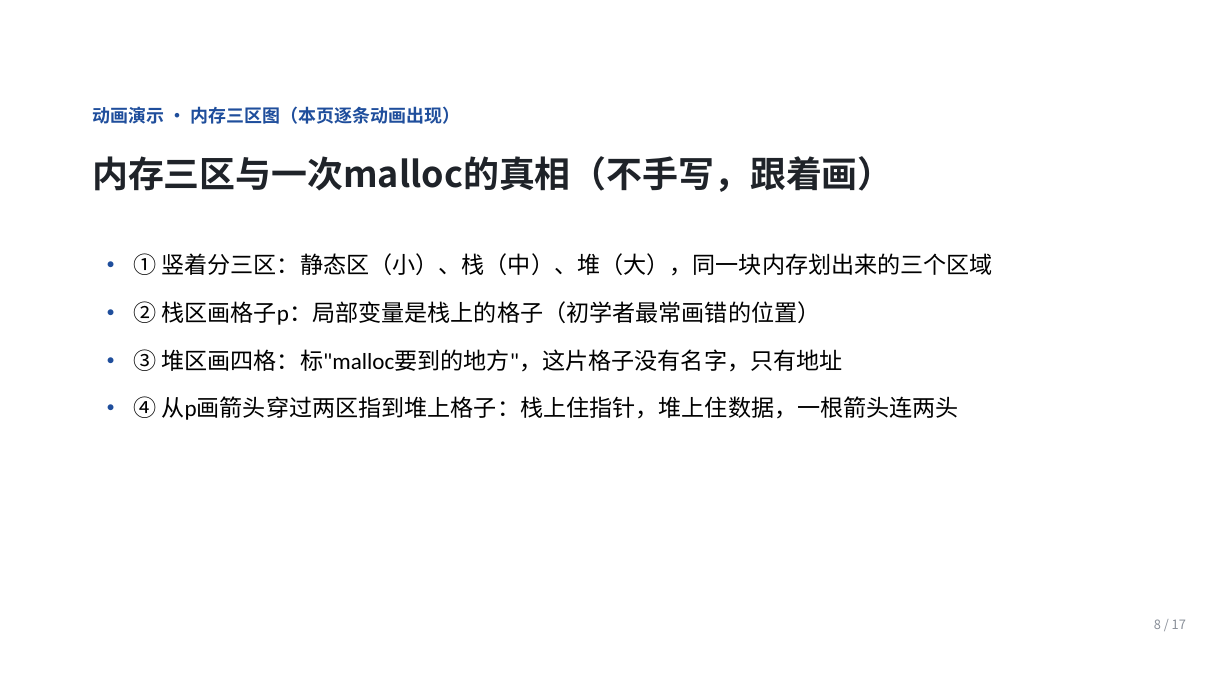
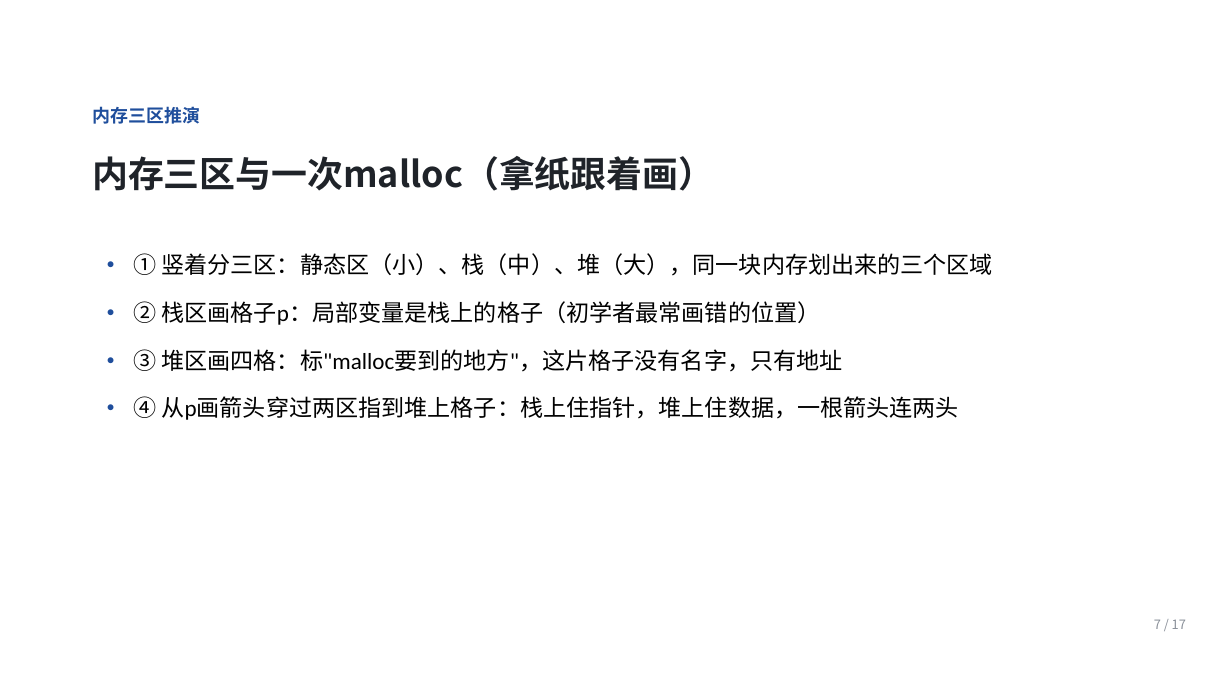
Before and after one commit to Ctrl1CandV/SpecialtyCourses, a slide deck: slide 7 of 课件/C1/C1-B-04/C1-B-04.pptx (slide 8 before the commit). Drawn at 1232x693 pixels with LibreOffice and Linux fonts; fonts in the diff are those of the drawing; background and template pictures are left out. Boxes give left, top, right and bottom in pixels: in the first picture for what was removed or moved away, otherwise in the second. Text is boxed around its words. In the diff, an @@ line names an element or a change of style, - is before the commit and + after.

```diff
--- a/课件/C1/C1-B-04/C1-B-04.pptx
+++ b/课件/C1/C1-B-04/C1-B-04.pptx
@@ text at [92, 106, 200, 124]: text changed @@
-动画演示 · 内存三区图（本页逐条动画出现）
+内存三区推演
@@ text at [92, 156, 714, 191]: text changed @@
-内存三区与一次malloc的真相（不手写，跟着画）
+内存三区与一次malloc（拿纸跟着画）
@@ text at [1154, 619, 1186, 629]: text changed @@
-8 / 17
+7 / 17
```
Also in this commit, not shown: 1 other slide changed, 17 other files.
